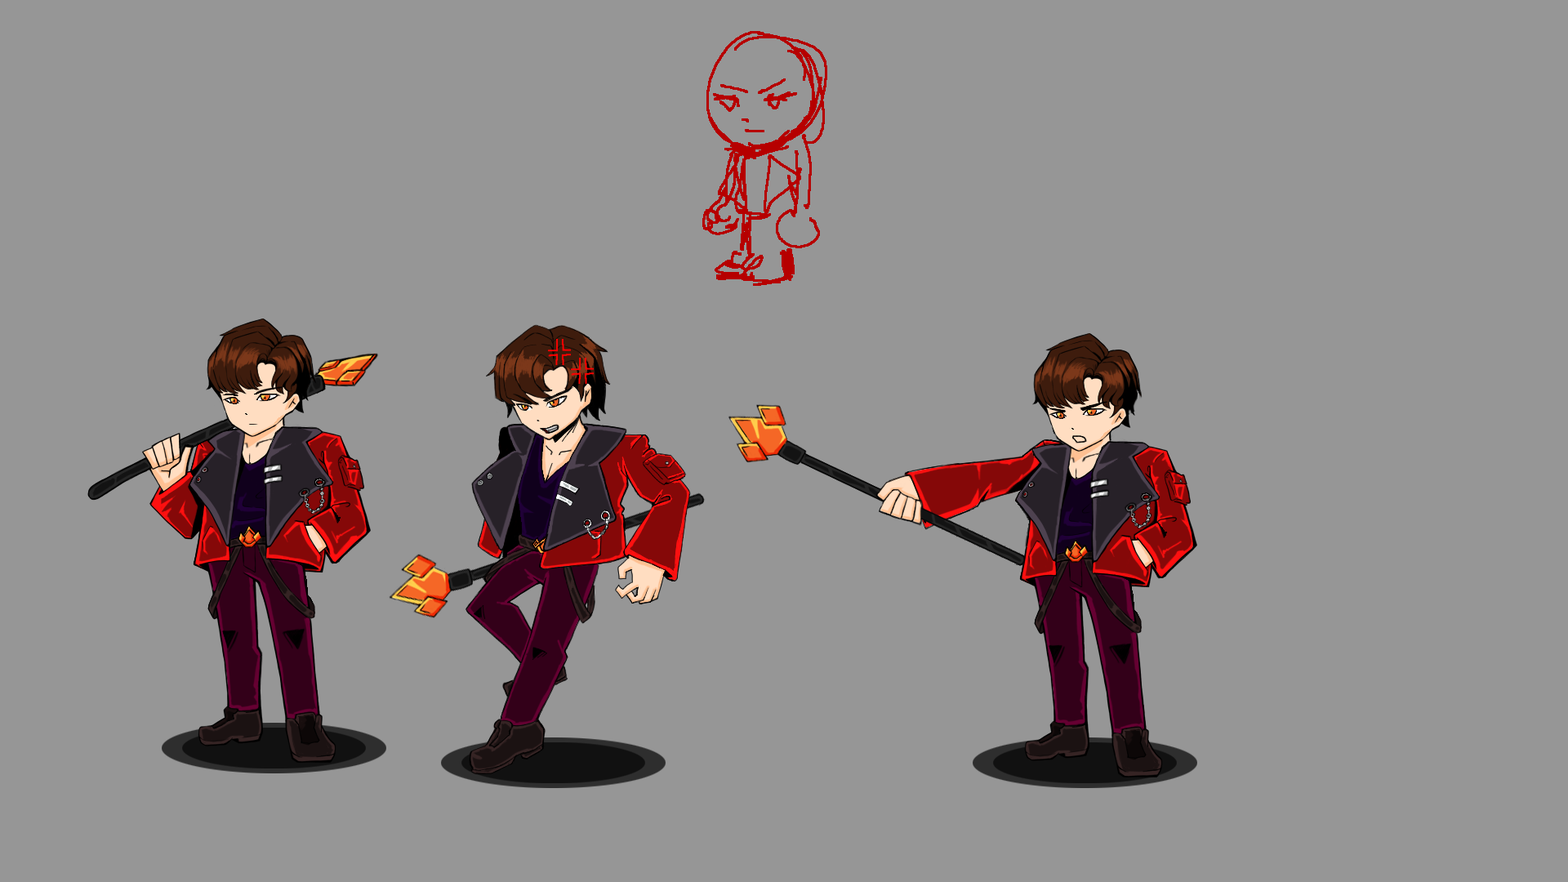
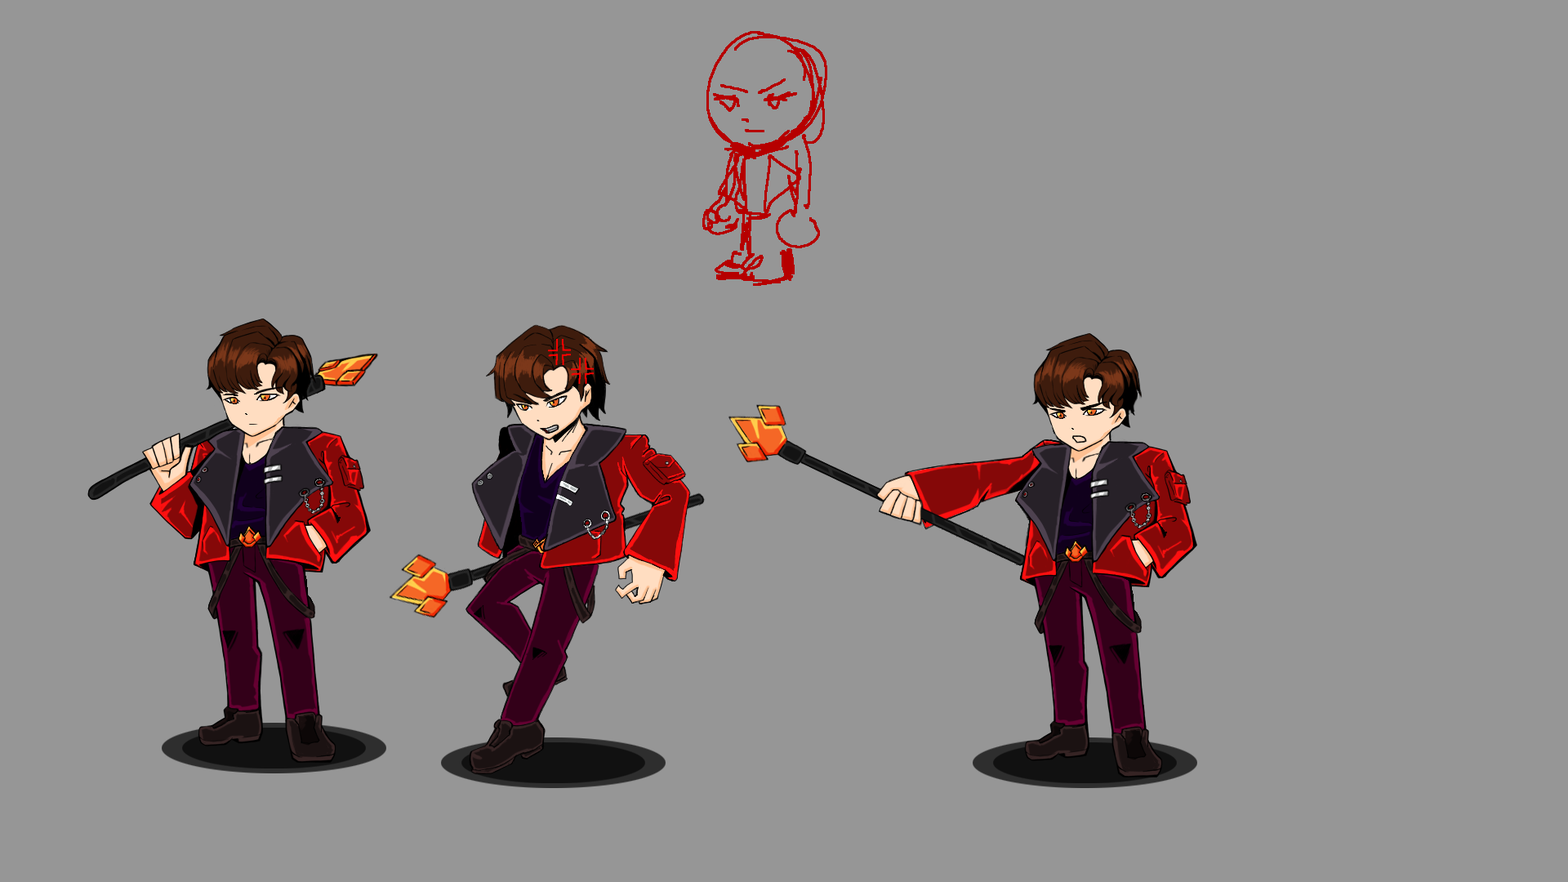
The second 1568 × 882 image is a revision of the first. Changes to its layers:
painted on "빛" over [571, 585, 596, 638]